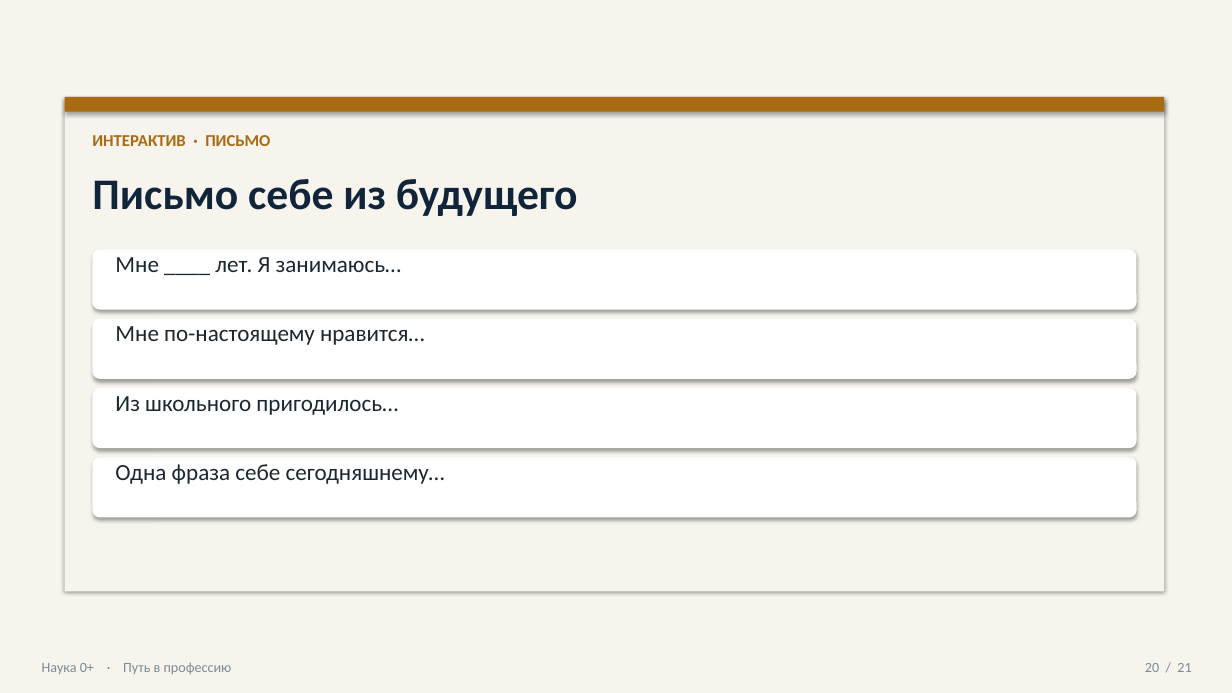
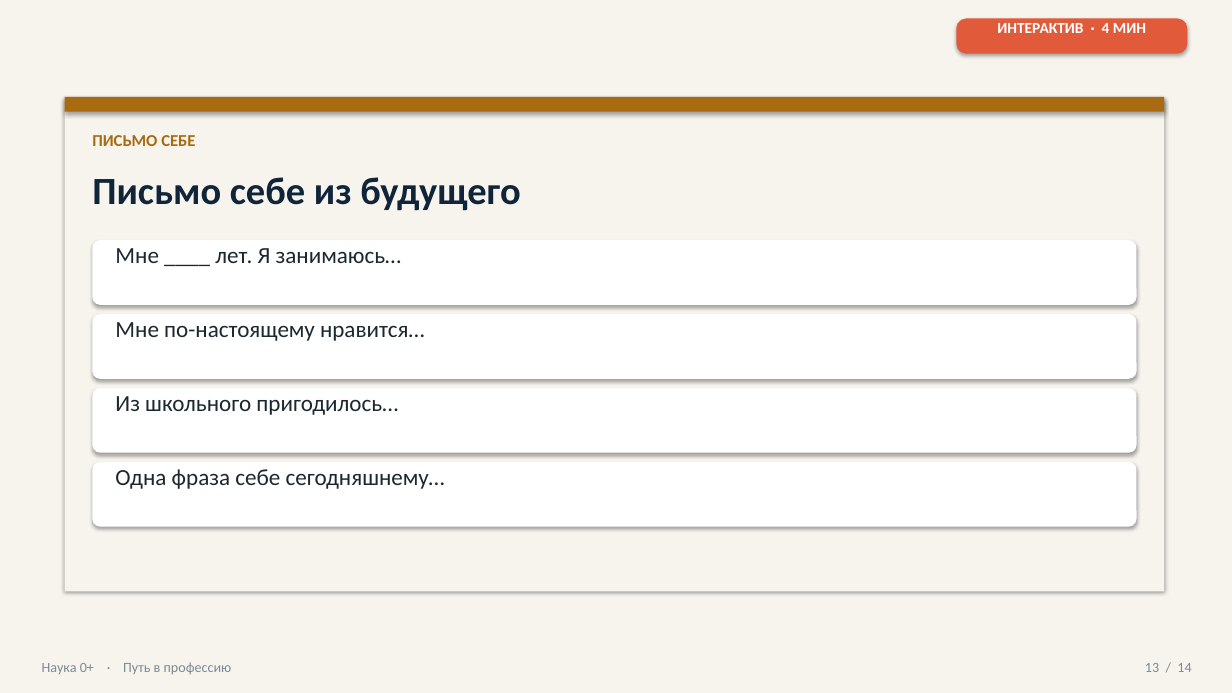
Before and after one commit to Sema917/-tourism, a slide deck: slide 13 of materials/Путь_в_профессию_презентация_60_минут.pptx (slide 20 before the commit). Drawn at 1232x693 pixels with LibreOffice and Linux fonts; fonts in the diff are those of the drawing; background and template pictures are left out. Boxes give left, top, right and bottom in pixels: in the first picture for what was removed or moved away, otherwise in the second. Text is boxed around its words. In the diff, an @@ line names an element or a change of style, - is before the commit and + after.

```diff
--- a/materials/Путь_в_профессию_презентация_60_минут.pptx
+++ b/materials/Путь_в_профессию_презентация_60_минут.pptx
@@ rounded rectangle added at box(957, 18, 1188, 54), fill #E15A3A @@
@@ text added at box(997, 23, 1146, 33), 12 pt, text #FFFFFF, bold @@
+ИНТЕРАКТИВ · 4 МИН
@@ text at box(92, 135, 195, 146): text changed @@
-ИНТЕРАКТИВ · ПИСЬМО
+ПИСЬМО СЕБЕ
@@ text "Письмо себе из будущего" at box(92, 177, 520, 211): size 34 to 30 pt @@
@@ rounded rectangle: place and size @@
-rounded rectangle at box(92, 319, 1137, 379)
+rounded rectangle at box(92, 240, 1137, 305)
@@ text "Мне ____ лет. Я занимаюсь…": place and size @@
-text "Мне ____ лет. Я занимаюсь…" at box(115, 257, 402, 272)
+text "Мне ____ лет. Я занимаюсь…" at box(115, 248, 402, 263)
@@ rounded rectangle: place and size @@
-rounded rectangle at box(92, 388, 1137, 448)
+rounded rectangle at box(92, 314, 1137, 379)
@@ text "Мне по-настоящему нравится…": place and size @@
-text "Мне по-настоящему нравится…" at box(115, 326, 424, 345)
+text "Мне по-настоящему нравится…" at box(115, 322, 424, 341)
@@ rounded rectangle: place and size @@
-rounded rectangle at box(92, 457, 1137, 518)
+rounded rectangle at box(92, 388, 1137, 453)
@@ rounded rectangle: place and size @@
-rounded rectangle at box(92, 250, 1137, 310)
+rounded rectangle at box(92, 462, 1137, 527)
@@ text "Одна фраза себе сегодняшнему…": place and size @@
-text "Одна фраза себе сегодняшнему…" at box(115, 464, 445, 484)
+text "Одна фраза себе сегодняшнему…" at box(115, 469, 445, 489)
@@ text at box(1145, 663, 1191, 672): text changed @@
-20 / 21
+13 / 14
```
Also in this commit, not shown: 6 other slides changed, 7 slides added, 14 slides removed, 9 other files.
